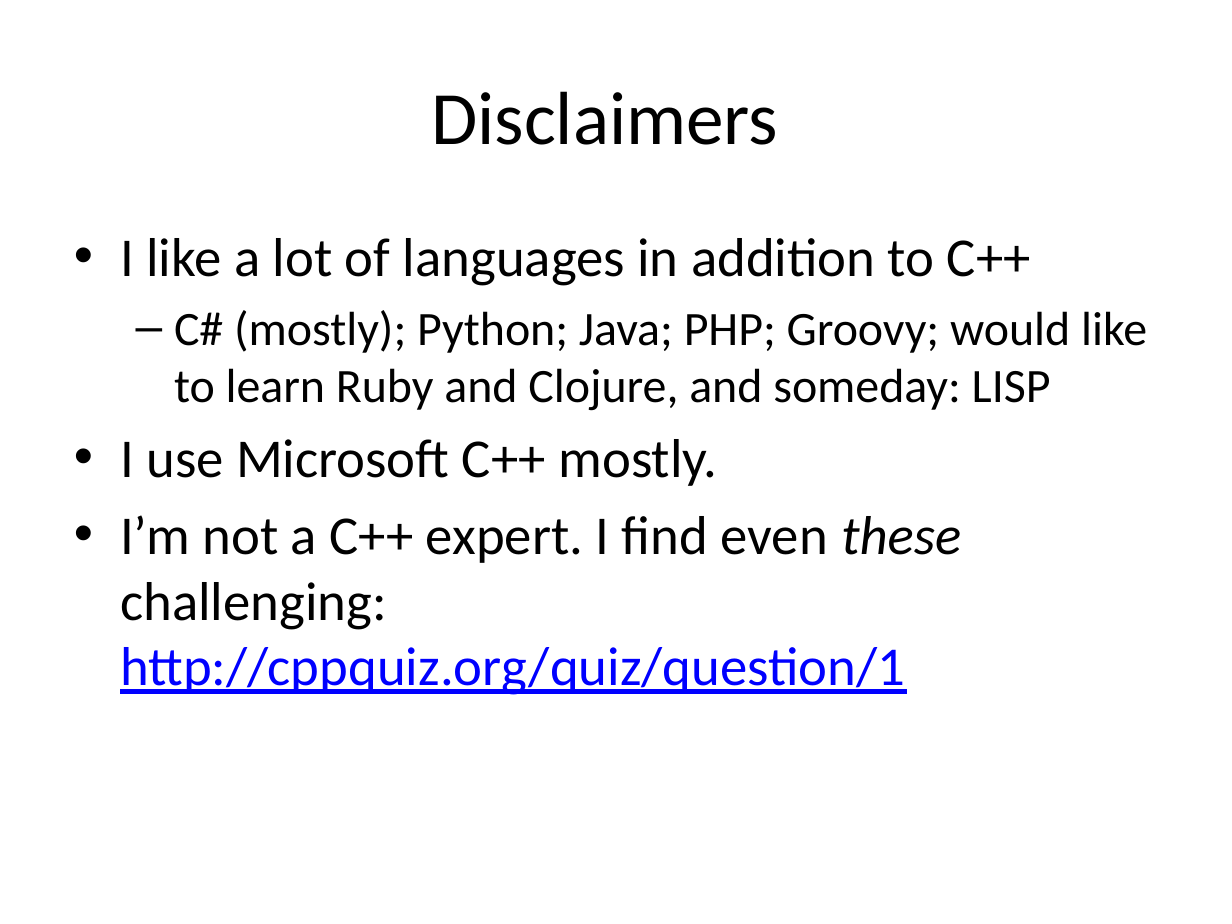
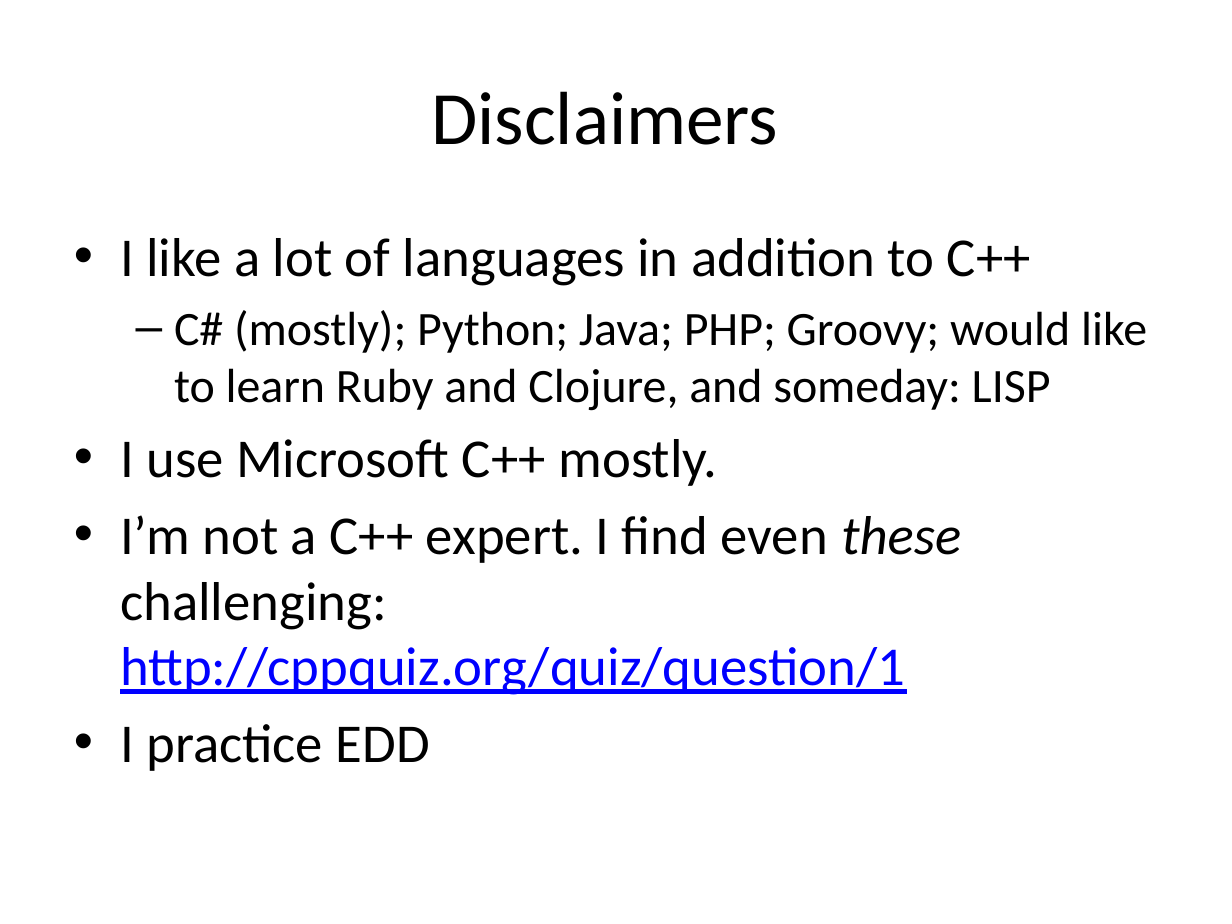
Before and after one commit to fellmad/FunWithCpp11, a slide deck: slide 2 of doc/Fun_with_C++11.pptx. Drawn at 1232x924 pixels with LibreOffice and Linux fonts; fonts in the diff are those of the drawing. Boxes give left, top, right and bottom in pixels: in the first picture for what was removed or moved away, otherwise in the second. Text is boxed around its words. In the diff, an @@ line names an element or a change of style, - is before the commit and + after.

```diff
--- a/doc/Fun_with_C++11.pptx
+++ b/doc/Fun_with_C++11.pptx
@@ text at bbox=[120, 724, 430, 771]: paragraph added @@
+• I practice EDD
```
Also in this commit, not shown: 12 other slides changed, 3 slides added, 1 slide removed.
